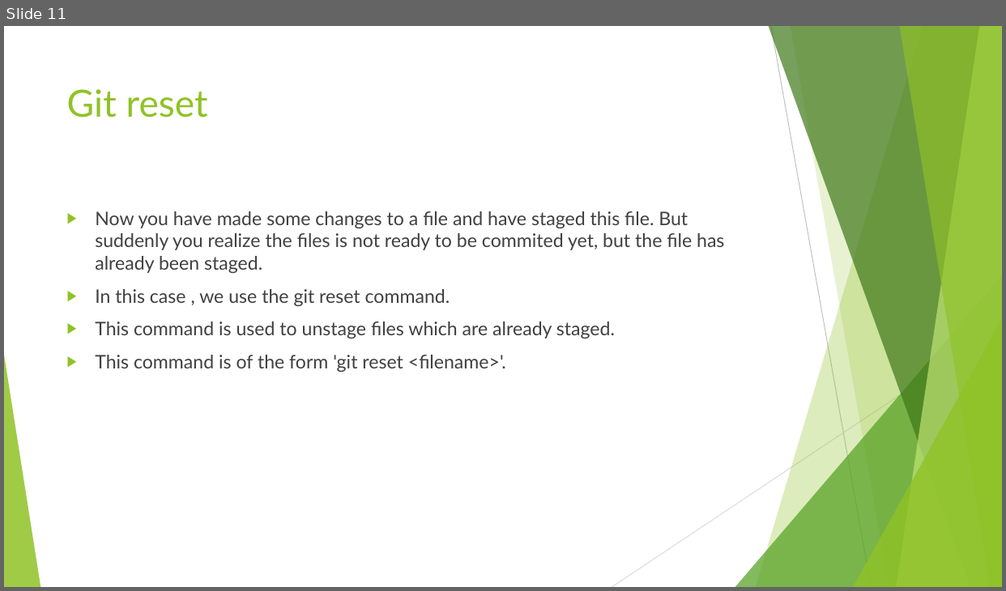
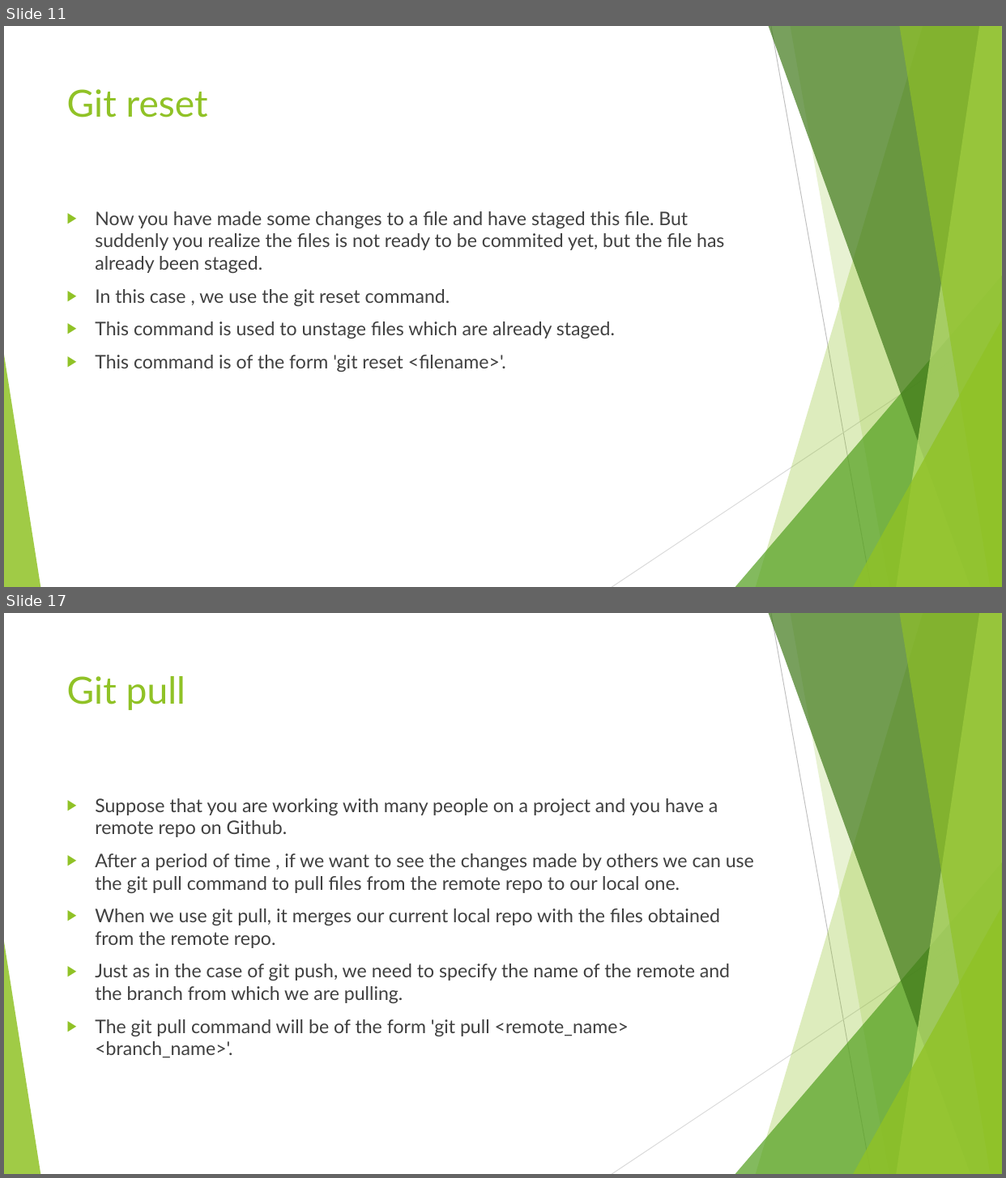
Before and after one commit to Gautam0401/My-Repo, a slide deck: GIT.pptx. Shown one above the other, each under a label of ours: slide 11 before the commit, slides 11 and 17 after it; the slides between them are not shown. The pictures are 1006x591 and 1006x1178 pixels, drawn with LibreOffice and Linux fonts; fonts in the diff are those of the drawing. Boxes give left, top, right and bottom in pixels: in the first picture for what was removed or moved away, otherwise in the second. Text is boxed around its words. In the diff, an @@ line names an element or a change of style, - is before the commit and + after.

Commit message:
Everything till git merge has been added

```diff
--- a/GIT.pptx
+++ b/GIT.pptx
@@ slide 17 added at bbox=[4, 613, 1002, 1174], background #FFFFFF; not listed: 10 template elements that a slide beside it also shows @@
@@ title added at bbox=[67, 676, 185, 710], 36 pt, text #90C226 @@
+Git pull
@@ text added at bbox=[95, 798, 754, 1059], 18 pt, text #404040 @@
+▶ Suppose that you are working with many people on a project and you have a remote repo on Github.
+▶ After a period of time , if we want to see the changes made by others we can use the git pull command to pull files from the remote repo to our local one.
+▶ When we use git pull, it merges our current local repo with the files obtained from the remote repo.
+▶ Just as in the case of git push, we need to specify the name of the remote and the branch from which we are pulling.
+▶ The git pull command will be of the form 'git pull <remote_name> <branch_name>'.
```
Also in this commit, not shown: 9 other slides added.
